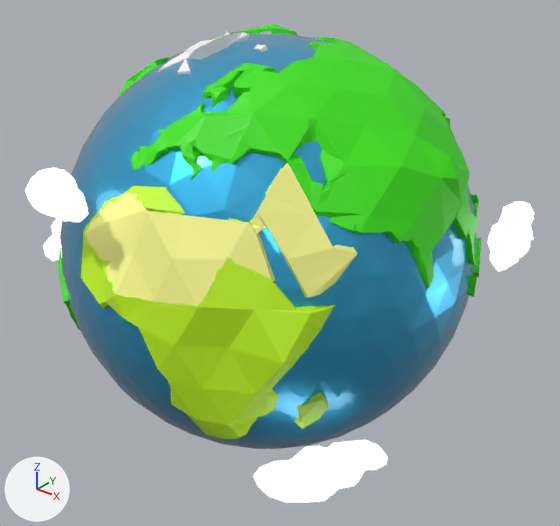
An edit to the glTF model scene.glb, drawn before and after from the same camera.
One viewpoint serves both versions: a 50 mm lens placed at (19.0, -23.1, 13.5), pointed at (0.6, -0.1, -0.7). Lighting does not change. The marker at lower left points along +X, +Y and +Z. Where no turn or scale is listed for an object, it has been applied to the vertices.

Objects in the first picture: 'africa', 'africa.001', 'grend', 'madag', 'oae', 'russia', 'sky', 'Икосфера'.
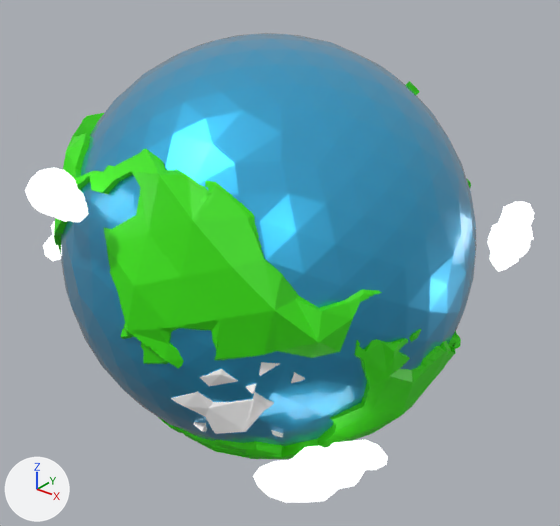
What the commit changed:
Object 'earth' (ob_earth) turns from (1, 1, 2.2) to (117, 42, 63) degrees about x, y and z.

Changed parts and their boxes [x1, y1, x2, y2] in the pictures (560 x 526 px):
'Икосфера', turned
    before: [60, 33, 477, 449]
    after: [61, 33, 477, 446]
'russia', turned
    before: [131, 37, 477, 289]
    after: [158, 329, 461, 459]
'usa.001', turned
    before: [118, 24, 297, 95]
    after: [76, 149, 382, 368]
'africa', turned (not visible afterwards)
    before: [81, 186, 335, 439]
'africa.001', turned (not visible afterwards)
    before: [84, 189, 276, 308]
'oae', turned (not visible afterwards)
    before: [251, 163, 358, 298]
'grend', turned
    before: [157, 31, 271, 74]
    after: [171, 362, 305, 437]
'usa', turned
    before: [58, 247, 80, 330]
    after: [54, 113, 104, 254]
'madag', turned (not visible afterwards)
    before: [294, 392, 329, 429]
'indos', turned
    before: [468, 194, 481, 297]
    after: [406, 81, 471, 188]
